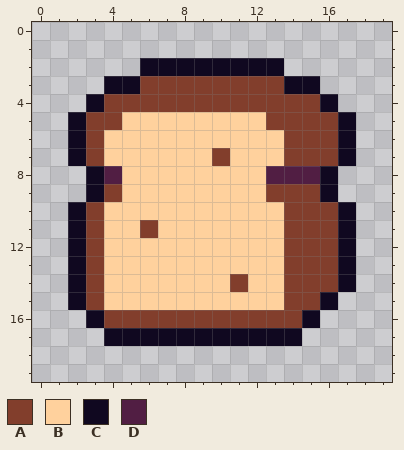
Pixel-art sprite: tamanotchi_react/src/sprites/foods/4.png. Above: the version before the commit.
The file is 20x20 pixels.
Palette (. is transparent): A #823e2c  B #ffd19d  C #100820  D #511e43
Pixels before, first column x 2:
 2 ....CCCCCCCC....
 3 ..CCAAAAAAAACC..
 4 .CAAAAAAAAAAAAC.
 5 CAABBBBBBBBAAAAC
 6 CABBBBBBBBBBAAAC
 7 CABBBBBBABBBAAAC
 8 .CDBBBBBBBBDDDC.
 9 .CABBBBBBBBAAAC.
10 CABBBBBBBBBBAAAC
11 CABBABBBBBBBAAAC
12 CABBBBBBBBBBAAAC
13 CABBBBBBBBBBAAAC
14 CABBBBBBBABBAAAC
15 CABBBBBBBBBBAAC.
16 .CAAAAAAAAAAAC..
17 ..CCCCCCCCCCC...
Once edited:
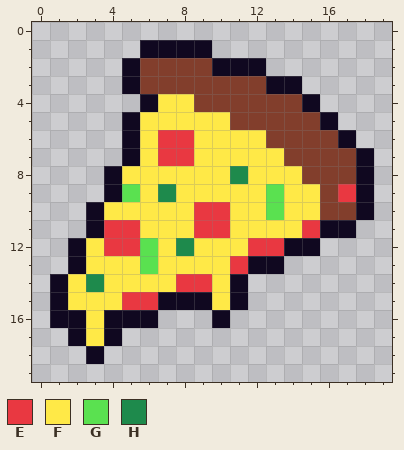
Colours new in this view: E #e93841  F #ffe947  G #5ae150  H #1e8a4c
From old to new:
Changed rows in their new state; - is an unchanged pixel.
first column x 1:
 1 -----CCCC---------
 2 ----CAAAA---.-----
 3 ---.--------C-.---
 4 --...CFF------C.--
 5 -...CFFFFFAA---C.-
 6 -...CFEEFFFFA-----
 7 -...CFEEFFFFF---AC
 8 --.CFFFFFFHFFFAAAC
 9 --.CGFHFFFFFGFFAEC
10 -.CFFFFFEEFFGFF-AC
11 -.CEEFFFEEFFFFEC--
12 --FEEGFHFFFEECC..-
13 --FFFGFFFFECC....-
14 CFHFFFFEEFC......-
15 CFFFEECCCFC.....--
16 CCFCCC...C.....---
17 -CF-..........----
18 --C---------------
